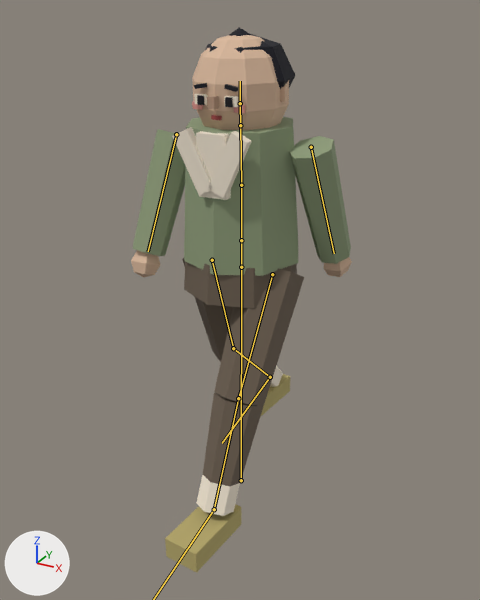
Before and after pictures for a commit that changed the glTF model assets3d/npcs/npc_N104c.glb.
Rendered twice from a 50 mm camera at (0.646, -1.182, 1.084) aimed at (0.008, -0.022, 0.504). The axes (+X, +Y, +Z) are drawn at lower left. The lights are the same throughout. The first picture is the older version. Both versions are drawn at frame 14 of the action 'Walk'; the numbers are the values there. The bones that change, and the others that lie on the model, are drawn over the model as lines.

The first picture shows 'npc_N104c_part0', 'npc_N104c_part1', 'npc_N104c_part2', 'npc_N104c_part3', 'npc_N104c_part4', 'npc_N104c_part5', 'npc_N104c_part6', 'npc_N104c_part7', 'npc_N104c_part8', 'npc_N104c_part9'.
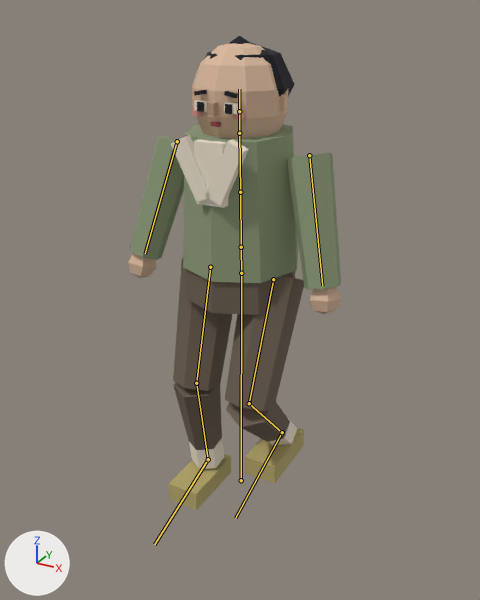
Changed parts and their boxes (x1, y1, x2, y2) in the pictures (480 x 600 px):
'npc_N104c_part3', posed
    before: (133, 117, 351, 276)
    after: (130, 124, 341, 290)
'npc_N104c_part0', posed (7% wider, 16% shorter)
    before: (182, 258, 304, 487)
    after: (173, 258, 304, 450)
'npc_N104c_part4', posed (12% taller)
    before: (131, 35, 352, 277)
    after: (128, 43, 341, 314)
'npc_N104c_part2', posed (8% wider, 58% shorter)
    before: (165, 374, 290, 573)
    after: (169, 427, 304, 510)
'npc_N104c_part1', posed (13% wider, 13% shorter)
    before: (172, 94, 283, 516)
    after: (171, 100, 297, 469)
'npc_N104c_part6', posed
    before: (194, 27, 295, 92)
    after: (194, 36, 295, 98)
'npc_N104c_part7', posed
    before: (192, 101, 245, 113)
    after: (192, 108, 245, 120)
'npc_N104c_part5', posed
    before: (197, 95, 233, 107)
    after: (197, 102, 232, 114)
'npc_N104c_part8', posed
    before: (207, 96, 219, 109)
    after: (207, 102, 218, 116)
bone 'Hips', root to tip
    before: (241, 267) to (241, 240)
    after: (241, 273) to (241, 247)
bone 'Chest', root to tip
    before: (241, 185) to (240, 125)
    after: (240, 192) to (239, 133)
bone 'Head', root to tip
    before: (240, 103) to (240, 81)
    after: (239, 111) to (239, 89)
bone 'UpperArm.L', root to tip
    before: (311, 147) to (334, 253)
    after: (309, 155) to (322, 285)
bone 'UpperArm.R', root to tip
    before: (176, 134) to (148, 251)
    after: (177, 141) to (145, 253)
bone 'UpperLeg.L', root to tip
    before: (272, 274) to (238, 398)
    after: (273, 279) to (249, 403)
bone 'LowerLeg.L', root to tip
    before: (238, 398) to (214, 509)
    after: (249, 403) to (282, 432)
bone 'UpperLeg.R', root to tip
    before: (212, 260) to (233, 348)
    after: (210, 267) to (196, 383)
bone 'LowerLeg.R', root to tip
    before: (233, 348) to (270, 377)
    after: (196, 383) to (208, 459)
bone 'Foot.R', root to tip
    before: (270, 377) to (222, 443)
    after: (208, 459) to (154, 544)

The change, as a list of edits to the scene's bpy script:
```text
Change bone_hips:
    where bone_hips = bpy.data.objects['Armature'].pose.bones['Hips']  # child of 'Root'
    bone_hips.location: (0.0, 0.001, 0.0) -> (0.0, -0.013, 0.0)
    bone_hips.rotation_quaternion: (0.999, 0.0, -0.043, 0.0) -> (1.0, 0.007, -0.004, 0.0)  # degrees (0, -5, 0) -> degrees (1, 0, 0)
Change bone_chest:
    where bone_chest = bpy.data.objects['Armature'].pose.bones['Chest']  # child of 'Spine'
    bone_chest.rotation_quaternion: (0.998, 0.017, 0.06, -0.001) -> (1.0, 0.007, 0.004, 0.0)  # degrees (2, 7, 0) -> degrees (1, 0, 0)
Change bone_head:
    where bone_head = bpy.data.objects['Armature'].pose.bones['Head']  # child of 'Neck'
    bone_head.rotation_quaternion: (1.0, 0.0, -0.026, 0.0) -> (1.0, -0.017, -0.006, 0.0)  # degrees (0, -3, 0) -> degrees (-2, -1, 0)
Change bone_upperarm_l:
    where bone_upperarm_l = bpy.data.objects['Armature'].pose.bones['UpperArm.L']  # child of 'Chest'
    bone_upperarm_l.rotation_quaternion: (0.988, 0.152, 0.018, 0.018) -> (0.994, -0.086, -0.006, -0.063)  # degrees (17, 2, 2) -> degrees (-10, -1, -7)
Change bone_upperarm_r:
    where bone_upperarm_r = bpy.data.objects['Armature'].pose.bones['UpperArm.R']  # child of 'Chest'
    bone_upperarm_r.rotation_quaternion: (-0.982, 0.184, -0.022, -0.022) -> (-0.989, 0.132, -0.009, -0.068)  # degrees (-21, 3, 2) -> degrees (-15, 2, 8)
Change bone_upperleg_l:
    where bone_upperleg_l = bpy.data.objects['Armature'].pose.bones['UpperLeg.L']  # child of 'Hips'
    bone_upperleg_l.rotation_quaternion: (0.97, -0.242, 0.0, 0.0) -> (0.979, -0.205, 0.0, 0.0)  # degrees (-28, 0, 0) -> degrees (-24, 0, 0)
Change bone_lowerleg_l:
    where bone_lowerleg_l = bpy.data.objects['Armature'].pose.bones['LowerLeg.L']  # child of 'UpperLeg.L'
    bone_lowerleg_l.rotation_quaternion: (0.999, 0.048, 0.0, 0.0) -> (0.836, 0.549, 0.0, 0.0)  # degrees (5, 0, 0) -> degrees (67, 0, 0)
Change bone_foot_l:
    where bone_foot_l = bpy.data.objects['Armature'].pose.bones['Foot.L']  # child of 'LowerLeg.L'
    bone_foot_l.rotation_quaternion: (0.98, 0.2, 0.0, 0.0) -> (0.933, -0.36, 0.0, 0.0)  # degrees (23, 0, 0) -> degrees (-42, 0, 0)
Change bone_upperleg_r:
    where bone_upperleg_r = bpy.data.objects['Armature'].pose.bones['UpperLeg.R']  # child of 'Hips'
    bone_upperleg_r.rotation_quaternion: (-0.988, -0.154, 0.0, 0.0) -> (0.99, -0.14, 0.0, 0.0)  # degrees (18, 0, 0) -> degrees (-16, 0, 0)
Change bone_lowerleg_r:
    where bone_lowerleg_r = bpy.data.objects['Armature'].pose.bones['LowerLeg.R']  # child of 'UpperLeg.R'
    bone_lowerleg_r.rotation_quaternion: (0.968, 0.25, 0.0, 0.0) -> (0.976, 0.218, 0.0, 0.0)  # degrees (29, 0, 0) -> degrees (25, 0, 0)
Change bone_foot_r:
    where bone_foot_r = bpy.data.objects['Armature'].pose.bones['Foot.R']  # child of 'LowerLeg.R'
    bone_foot_r.rotation_quaternion: (0.917, -0.398, 0.0, 0.0) -> (0.996, -0.087, 0.0, 0.0)  # degrees (-47, 0, 0) -> degrees (-10, 0, 0)
```
